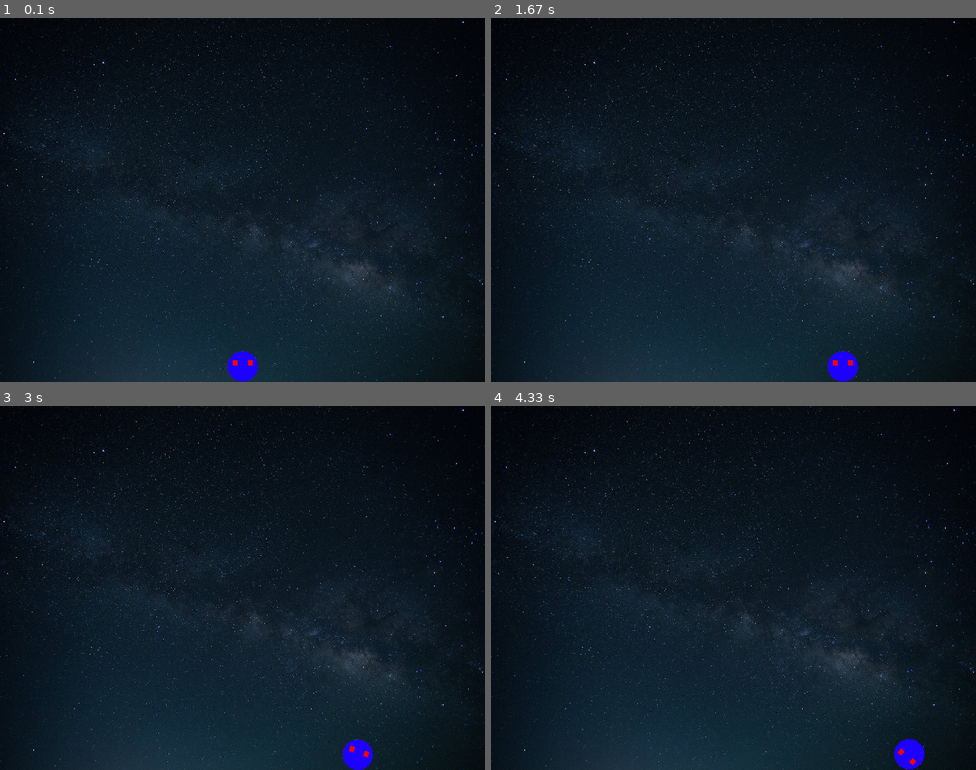
Above: before the commit, frames 1-4 (two rows, left to right).
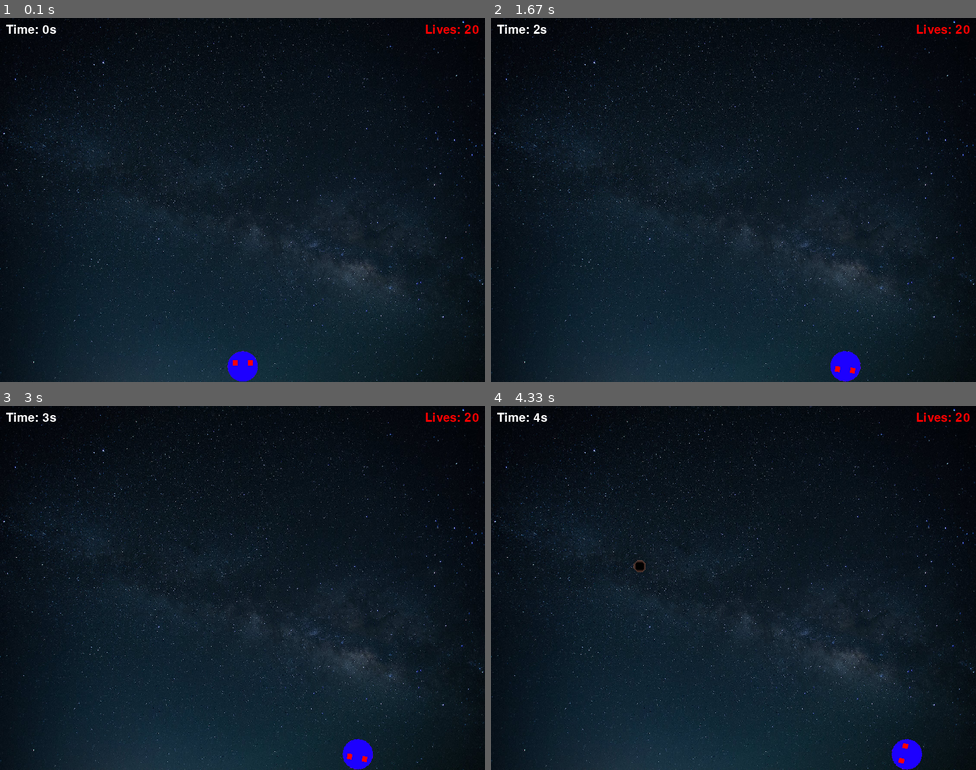
Above: after the commit, the same moments.

Repository: Oussecg/pygame-simple-game
Game: pygame game, started from main.py
Two runs of this game, one before a commit and one after it. Both use one fixed random seed, a clock stepped at 60 frames per second and the inputs below.
Inputs:
- Up to frame 1 (0.1 s): no input
- Up to frame 2 (1.67 s): hold Right 0.33-0.8 s; hold Right 0.83-1.3 s; tap Space at 0.9, 1.2, 1.4 s; tap D at 0.98 s; hold Left from 1.33 s (still down)
- Up to frame 3 (3 s): tap Space at 1.7, 1.97, 2.27, 2.4, 2.7 s; release Left at 1.87 s; hold Left 1.9-2.3 s; hold Right 2.33-2.97 s; tap D at 2.48 s
- Up to frame 4 (4.33 s): hold Left 3-3.47 s; tap Space at 3.07, 3.37, 3.57, 3.87, 4.07 s; hold Right 3.5-3.97 s; hold Right from 4 s (still down); tap D at 4.15 s

The runs differ from the first frame. In frame 1, 0.3% of the frame differs, in the area x 1-99%, y 1-5%; in frame 2, 0.4%; in frame 3, 0.3%; in frame 4, 0.5%, in the area x 1-99%, y 1-100%.

Commit message:
Watch the progress of my game and try it yourself

Diff:
--- a/game.py
+++ b/game.py
@@ -1,38 +1,70 @@
 import pygame
+
 from player import Player
+from rocket import Rocket
+from time import time
 
 class Game:
     def __init__(self):
+        self.default_add_increment = 4000
+        self.add_increment = self.default_add_increment
+        self.max_speed = 2000
+        self.count = 0
+        self.start_time = time()
+        self.elapsed_time = 0
+        self.font = pygame.font.SysFont('comicsans', 30)
         self.clock = pygame.time.Clock()
         self.screen = pygame.display.set_mode((800, 600))
         pygame.display.set_caption("Space Dodge")
         self.background = pygame.image.load("assets/images/bg.jpeg").convert()
         self.background = pygame.transform.scale(self.background, self.screen.get_size())
         self.player = Player()
-
-    def render(self):
-        self.screen.fill((0, 0, 0))
-        self.screen.blit(self.background, (0, 0))
-        self.screen.blit(self.player.img, self.player.rect)
-        pygame.display.flip()
-        self.clock.tick(60)
+        self.rocket = Rocket()
+        self.text = self.font.render(f'Time: {self.elapsed_time}s', True, (255, 255, 255))
+        self.live_text = self.font.render(f"Lives: {self.player.lives}", True, "white")
+        self.fps = 60
+        self.rockets = pygame.sprite.Group()
 
     def check_events(self):
         for event in pygame.event.get():
             if event.type == pygame.QUIT:
                 pygame.quit()
                 exit()
-            if event.type == pygame.KEYDOWN:
-                if event.key == pygame.K_LEFT:
-                    self.player.velocity[0] = -5
-                    self.player.rotation_Speed = 10
-                    self.player.on_move = True
-                elif event.key == pygame.K_RIGHT:
-                    self.player.velocity[0] = 5
-                    self.player.rotation_Speed = -10
-                    self.player.on_move = True
-            if event.type == pygame.KEYUP:
-                if event.key == pygame.K_LEFT or event.key == pygame.K_RIGHT:
-                    self.player.velocity[0] = 0
-                    self.player.rotation_Speed = 0
-                    self.player.on_move = False
+
+        self.elapsed_time = round(time() - self.start_time) * 1000
+        if self.add_increment > self.max_speed:
+            self.add_increment = self.default_add_increment
+            self.add_increment -= self.elapsed_time // 100
+        self.count = self.elapsed_time // self.add_increment
+        self.text = self.font.render(f'Time: {self.elapsed_time // 1000}s', True, (255, 255, 255))
+        self.live_text = self.font.render(f"Lives: {self.player.lives}", True, "red")
+
+        for rocket in self.rockets:
+            rocket.update()
+            if rocket.rect.bottom >= pygame.display.get_surface().get_height():
+                self.rockets.remove(rocket)
+                self.count -= 1
+            elif rocket.rect.colliderect(self.player.rect):
+                self.player.lives -= 1
+                self.rockets.remove(rocket)
+                self.count -= 1
+
+        for z in range(self.count - len(self.rockets)):
+            self.rockets.add(Rocket())
+
+        self.player.check_live()
+
+        keys = pygame.key.get_pressed()
+        if keys[pygame.K_LEFT] or keys[pygame.K_q]:
+            self.player.move_left()
+        elif keys[pygame.K_RIGHT] or keys[pygame.K_d]:
+            self.player.move_right()
+
+    def render(self):
+        self.screen.fill((0, 0, 0))
+        self.screen.blit(self.background, (0, 0))
+        self.screen.blit(self.player.img, self.player.rect)
+        self.screen.blit(self.text, (10, 10))
+        self.screen.blit(self.live_text, (pygame.display.get_surface().get_width() - (self.live_text.get_width() + 10), 10))
+        self.rockets.draw(self.screen)
+        self.clock.tick(self.fps)
--- a/main.py
+++ b/main.py
@@ -2,10 +2,11 @@
 from game import Game
 
 pygame.init()
+pygame.font.init()
 game = Game()
 
 
 while True:
+    game.check_events()
     game.render()
-    game.check_events()
-    game.player.update()
+    pygame.display.flip()
--- a/player.py
+++ b/player.py
@@ -3,25 +3,34 @@
 class Player(pygame.sprite.Sprite):
     def __init__(self):
         super().__init__()
+        self.max_lives = 20
+        self.lives = self.max_lives
         self.original_img = pygame.image.load('assets/images/sprite.png').convert_alpha()
         self.original_img = pygame.transform.scale(self.original_img, (50, 50))
         self.img = self.original_img
         self.positionX = pygame.display.get_surface().get_width() // 2
         self.positionY = pygame.display.get_surface().get_height() - 1
         self.rect = self.img.get_rect(midbottom=(self.positionX, self.positionY))
-        self.velocity = [0, 0]
+        self.velocity = [5, 0]
         self.angle = 0
-        self.rotation_Speed = 0
-        self.on_move = False
+        self.rotation_Speed = 5
 
-    def move(self):
-        if self.on_move:
+    def move_left(self):
+        if 0 < self.rect.left + self.velocity[0]:
+            self.rect.x -= self.velocity[0]
+            self.angle += self.rotation_Speed
+            self.img = pygame.transform.rotate(self.original_img, self.angle)
+            self.rect = self.img.get_rect(center=self.rect.center)
+
+    def move_right(self):
+        if self.rect.right - self.velocity[0] < pygame.display.get_surface().get_width():
             self.rect.x += self.velocity[0]
-            self.angle += self.rotation_Speed
+            self.angle -= self.rotation_Speed
+            self.img = pygame.transform.rotate(self.original_img, self.angle)
+            self.rect = self.img.get_rect(center=self.rect.center)
 
-            self.img = pygame.transform.rotate(self.img, self.angle)
-
-    def update(self):
-        self.move()
-        self.img = pygame.transform.rotate(self.original_img, self.angle)
-        self.rect = self.img.get_rect(center=self.rect.center)
+    def check_live(self):
+        if self.lives <= 0:
+            print("Game Over")
+            pygame.quit()
+            exit()
--- /dev/null
+++ b/rocket.py
@@ -0,0 +1,21 @@
+import pygame
+from random import randint
+
+class Rocket(pygame.sprite.Sprite):
+    def __init__(self):
+        super().__init__()
+        self.origin_img = pygame.image.load('assets/images/meteor.png').convert_alpha()
+        self.origin_img = pygame.transform.scale(self.origin_img, (20, 20))
+        self.image = self.origin_img
+        self.positionX = randint(0, pygame.display.get_surface().get_width() - self.image.get_width())
+        self.positionY = -self.origin_img.get_height()
+        self.rect = self.image.get_rect(topleft=(self.positionX, self.positionY))
+        self.velocity = [0, 9]
+        self.on_move = True
+
+    def move(self):
+        if self.on_move:
+            self.rect.y += randint(3, self.velocity[1])
+
+    def update(self):
+        self.move()
Binary file added: assets/images/meteor.png
